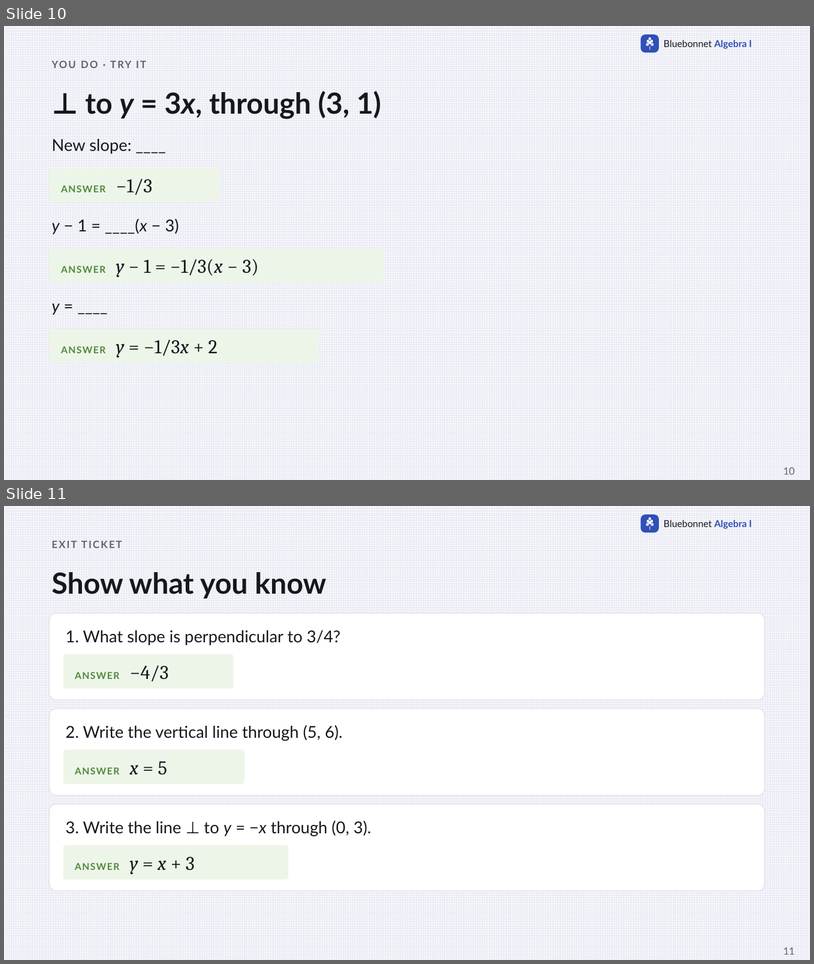
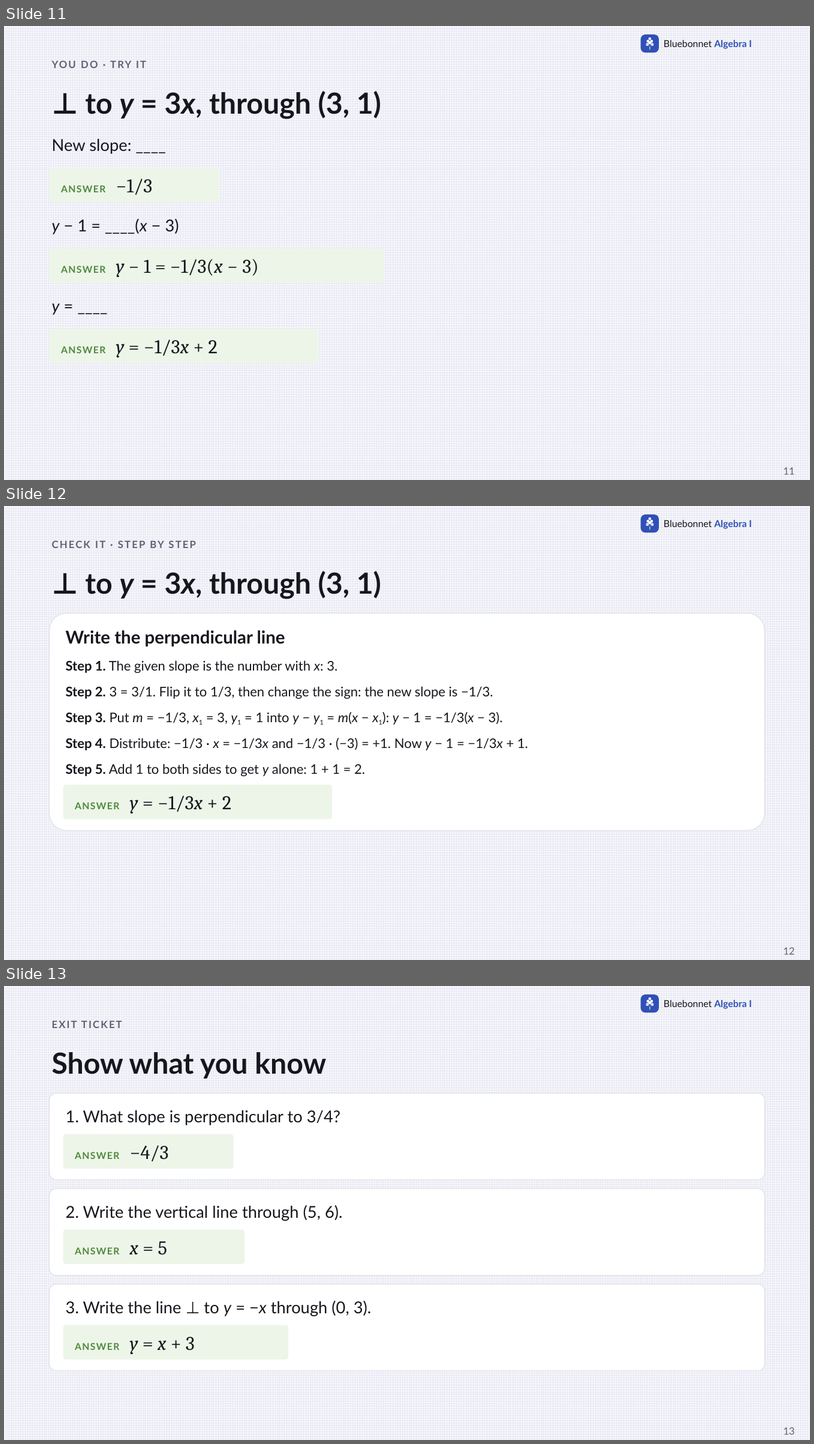
Before and after one commit to Apolloat2022/Algebra1M2U1L4, a slide deck: IEP/t2-lesson3-perpendicular-slopes-IEP.pptx. Shown one above the other, each under a label of ours: slides 10 and 11 before the commit, slides 11, 12 and 13 after it. The pictures are 814x964 and 814x1444 pixels, drawn with LibreOffice and Linux fonts; fonts in the diff are those of the drawing. Boxes give left, top, right and bottom in pixels: in the first picture for what was removed or moved away, otherwise in the second. Text is boxed around its words. In the diff, an @@ line names an element or a change of style, - is before the commit and + after.

```diff
--- a/IEP/t2-lesson3-perpendicular-slopes-IEP.pptx
+++ b/IEP/t2-lesson3-perpendicular-slopes-IEP.pptx
@@ slide 12 added at bbox=[4, 506, 810, 960], background pattern #E6E8F2 on #F7F7FB; not listed: 9 template elements that a slide beside it also shows @@
@@ text added at bbox=[150, 541, 164, 548], 12 pt, text #5F6272, bold @@
+CHECK IT · STEP BY STEP
@@ text added at bbox=[85, 571, 381, 599], 34.5 pt, text #16171D, bold @@
+⊥ to y = 3x, through (3, 1)
@@ rounded rectangle added at bbox=[50, 613, 765, 830], fill #FFFFFF, outline #E3E4EC 1 pt @@
@@ text added at bbox=[66, 630, 285, 646], 21 pt, text #16171D, bold @@
+Write the perpendicular line
@@ text added at bbox=[66, 660, 338, 673], 15.8 pt, text #16171D @@
+Step 1. The given slope is the number with x: 3.
@@ text added at bbox=[66, 686, 493, 699], 15.8 pt, text #16171D @@
+Step 2. 3 = 3/1. Flip it to 1/3, then change the sign: the new slope is −1/3.
@@ text added at bbox=[66, 712, 503, 724], 15.8 pt, text #16171D @@
+Step 3. Put m = −1/3, x1 = 3, y1 = 1 into y − y1 = m(x − x1): y − 1 = −1/3(x − 3).
@@ text added at bbox=[66, 738, 528, 750], 15.8 pt, text #16171D @@
+Step 4. Distribute: −1/3 · x = −1/3x and −1/3 · (−3) = +1. Now y − 1 = −1/3x + 1.
@@ text added at bbox=[66, 763, 365, 776], 15.8 pt, text #16171D @@
+Step 5. Add 1 to both sides to get y alone: 1 + 1 = 2.
@@ rounded rectangle added at bbox=[63, 785, 332, 819], fill #EDF5E9, 23.2 pt, text #16171D @@
+ANSWER y = −1/3x + 2
@@ page number added at bbox=[783, 947, 795, 954], 12 pt, text #5F6272 @@
+12
@@ what was slide 10 is now slide 11 @@
@@ page number at bbox=[783, 467, 795, 474]: text changed @@
-10
+11
@@ what was slide 11 is now slide 13 @@
@@ page number at bbox=[783, 1427, 795, 1434]: text changed @@
-11
+13
```
Also in this commit, not shown: 1 other slide added, 17 other files.
